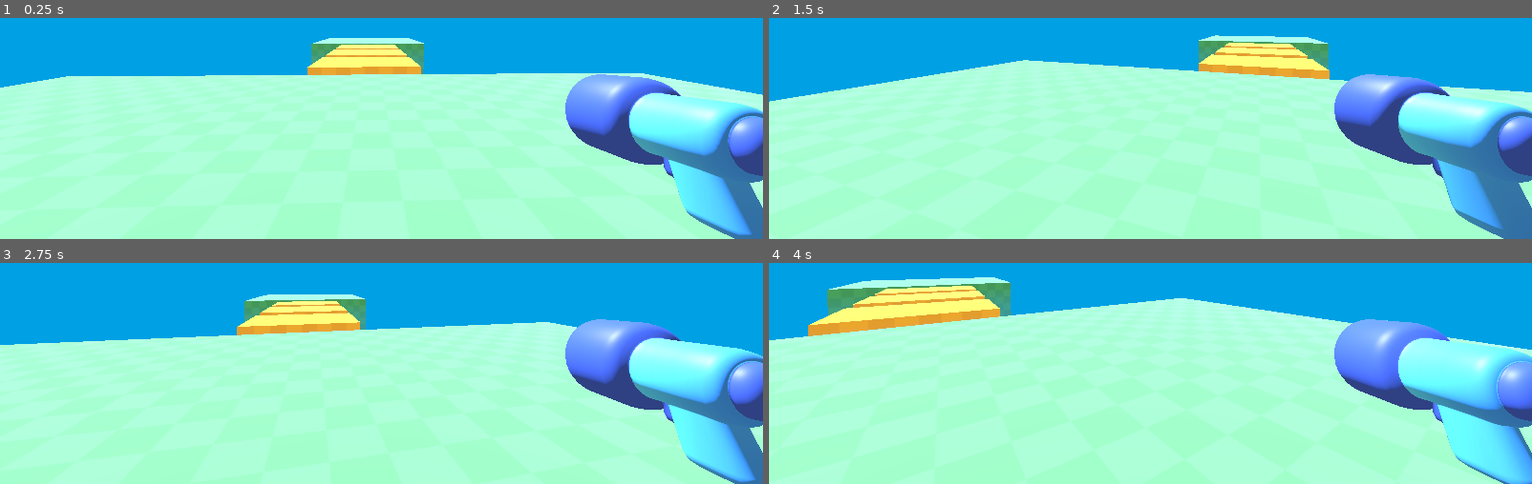
Above: before the commit, frames 1-4 (two rows, left to right).
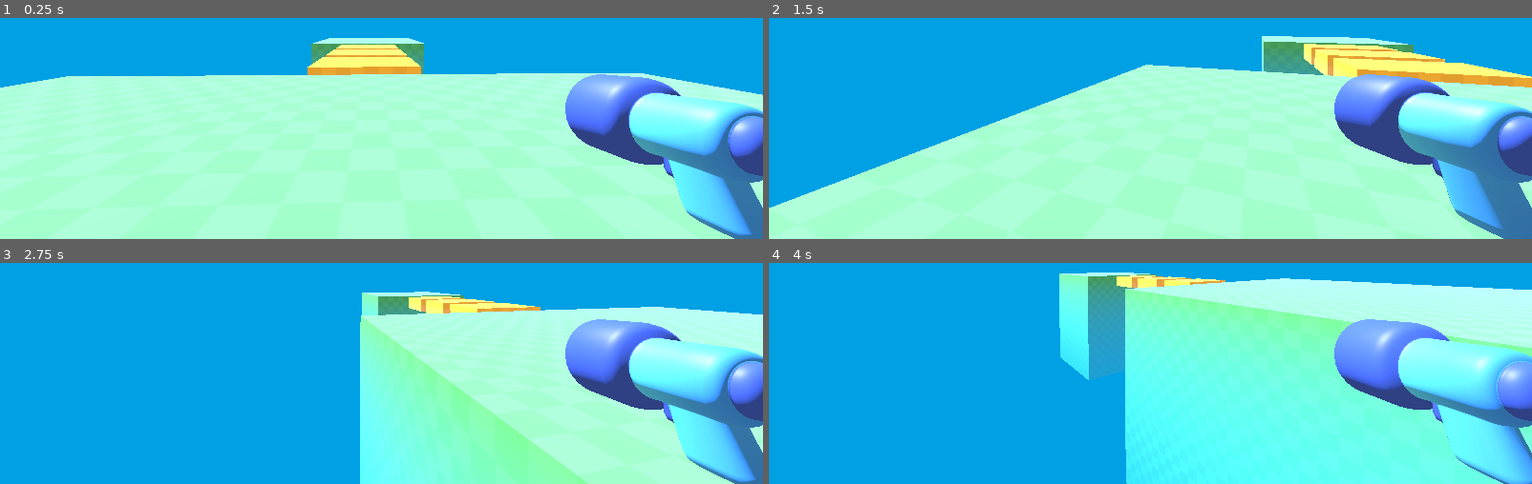
Above: after the commit, the same moments.

Repository: cooladrian021/Game
Game: Godot game, scene res://assets/level/temporary_level.tscn
Same seed, same stepped clock (60 frames per second), same inputs: the game is played once before the commit and once after it. Before the commit the project has no main scene; this scene is started directly in both runs.
Inputs (mouse positions are in pixels of both pictures, inside the frame that each line leads up to):
- Up to frame 1 (0.25 s): no input
- Up to frame 2 (1.5 s): tap Enter at 0.5 s; move the mouse to (1188, 22) at 0.52 s; hold Up from 0.53 s (still down); tap W (move_foward, bound only after the commit) at 0.6, 1.35 s; move the mouse to (1112, 26) at 1.27 s
- Up to frame 3 (2.75 s): keep holding Up; move the mouse to (outside the picture) at 2.02 s; tap Alt at 2.1 s; tap W (move_foward, bound only after the commit) at 2.3 s
- Up to frame 4 (4 s): keep holding Up; move the mouse to (1142, 276) at 2.77 s; tap Shift at 2.85 s; tap W (move_foward, bound only after the commit) at 3.05, 3.6 s; move the mouse to (1203, 276) at 3.52 s

The runs differ from the first frame. In frame 2, 20% of the frame differs, in the area x 0-100%, y 7-87%; in frame 3, 51%; in frame 4, 78%, in the area x 0-100%, y 4-100%.

Commit message:
I coded half of the ground movement.

Diff:
--- a/assets/player/player.gd
+++ b/assets/player/player.gd
@@ -15,3 +15,19 @@
 
 	elif event.is_action_pressed("ui_cancel"):
 		Input.mouse_mode = Input.MOUSE_MODE_VISIBLE;
+
+func _physics_process(_delta):
+	const SPEED = 5.5
+
+	var input_direction_2D = Input.get_vector(
+	"move_left", "move_right", "move_foward", "move_back"
+	)
+	var input_direction_3D = Vector3(
+		input_direction_2D.x, 0.0, input_direction_2D.y
+	)
+	var direction = transform.basis * input_direction_3D
+
+	velocity.x = direction.x * SPEED
+	velocity.z = direction.z * SPEED
+
+	move_and_slide()
--- a/project.godot
+++ b/project.godot
@@ -11,6 +11,7 @@
 [application]
 
 config/name="Battle-Shawarma"
+run/main_scene="uid://dp7sxe5xl5shk"
 config/features=PackedStringArray("4.5", "GL Compatibility")
 config/icon="res://icon.svg"
 
@@ -18,6 +19,33 @@
 
 enabled=PackedStringArray("res://addons/godot_super-wakatime/plugin.cfg")
 
+[input]
+
+move_left={
+"deadzone": 0.5,
+"events": [Object(InputEventKey,"resource_local_to_scene":false,"resource_name":"","device":-1,"window_id":0,"alt_pressed":false,"shift_pressed":false,"ctrl_pressed":false,"meta_pressed":false,"pressed":false,"keycode":0,"physical_keycode":65,"key_label":0,"unicode":97,"location":0,"echo":false,"script":null)
+, Object(InputEventKey,"resource_local_to_scene":false,"resource_name":"","device":-1,"window_id":0,"alt_pressed":false,"shift_pressed":false,"ctrl_pressed":false,"meta_pressed":false,"pressed":false,"keycode":0,"physical_keycode":4194319,"key_label":0,"unicode":0,"location":0,"echo":false,"script":null)
+]
+}
+move_right={
+"deadzone": 0.5,
+"events": [Object(InputEventKey,"resource_local_to_scene":false,"resource_name":"","device":-1,"window_id":0,"alt_pressed":false,"shift_pressed":false,"ctrl_pressed":false,"meta_pressed":false,"pressed":false,"keycode":0,"physical_keycode":68,"key_label":0,"unicode":100,"location":0,"echo":false,"script":null)
+, Object(InputEventKey,"resource_local_to_scene":false,"resource_name":"","device":-1,"window_id":0,"alt_pressed":false,"shift_pressed":false,"ctrl_pressed":false,"meta_pressed":false,"pressed":false,"keycode":0,"physical_keycode":4194321,"key_label":0,"unicode":0,"location":0,"echo":false,"script":null)
+]
+}
+move_foward={
+"deadzone": 0.5,
+"events": [Object(InputEventKey,"resource_local_to_scene":false,"resource_name":"","device":-1,"window_id":0,"alt_pressed":false,"shift_pressed":false,"ctrl_pressed":false,"meta_pressed":false,"pressed":false,"keycode":0,"physical_keycode":87,"key_label":0,"unicode":119,"location":0,"echo":false,"script":null)
+, Object(InputEventKey,"resource_local_to_scene":false,"resource_name":"","device":-1,"window_id":0,"alt_pressed":false,"shift_pressed":false,"ctrl_pressed":false,"meta_pressed":false,"pressed":false,"keycode":0,"physical_keycode":4194320,"key_label":0,"unicode":0,"location":0,"echo":false,"script":null)
+]
+}
+move_back={
+"deadzone": 0.5,
+"events": [Object(InputEventKey,"resource_local_to_scene":false,"resource_name":"","device":-1,"window_id":0,"alt_pressed":false,"shift_pressed":false,"ctrl_pressed":false,"meta_pressed":false,"pressed":false,"keycode":0,"physical_keycode":83,"key_label":0,"unicode":115,"location":0,"echo":false,"script":null)
+, Object(InputEventKey,"resource_local_to_scene":false,"resource_name":"","device":-1,"window_id":0,"alt_pressed":false,"shift_pressed":false,"ctrl_pressed":false,"meta_pressed":false,"pressed":false,"keycode":0,"physical_keycode":4194322,"key_label":0,"unicode":0,"location":0,"echo":false,"script":null)
+]
+}
+
 [rendering]
 
 renderer/rendering_method="gl_compatibility"
